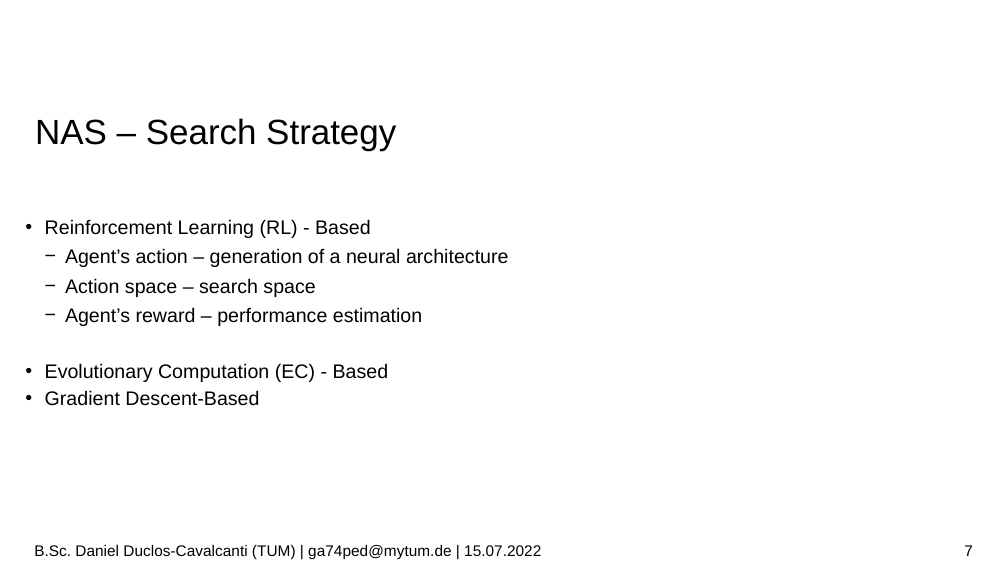
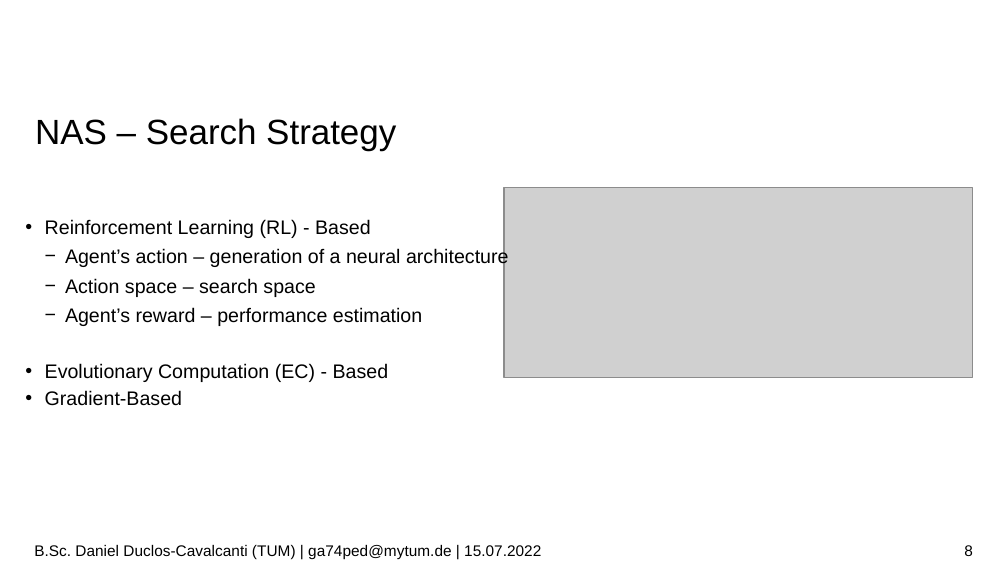
Before and after one commit to duclos-cavalcanti/tum-msei-seminar, a slide deck: slide 8 of pres.odp (slide 7 before the commit). Drawn at 1008x567 pixels with LibreOffice and Linux fonts; fonts in the diff are those of the drawing; grey boxes stand for pictures; background and template pictures are left out. Boxes give left, top, right and bottom in pixels: in the first picture for what was removed or moved away, otherwise in the second. Text is boxed around its words. In the diff, an @@ line names an element or a change of style, - is before the commit and + after.

```diff
--- a/pres.odp
+++ b/pres.odp
@@ picture added at [504,187,973,378] @@
@@ text at [45,390,182,406]: text changed @@
-  • Gradient Descent-Based
+  • Gradient-Based
@@ page number at [964,545,973,556]: text changed @@
-7
+8
```
Also in this commit, not shown: 9 other slides changed, 2 slides added, 2 other files.
